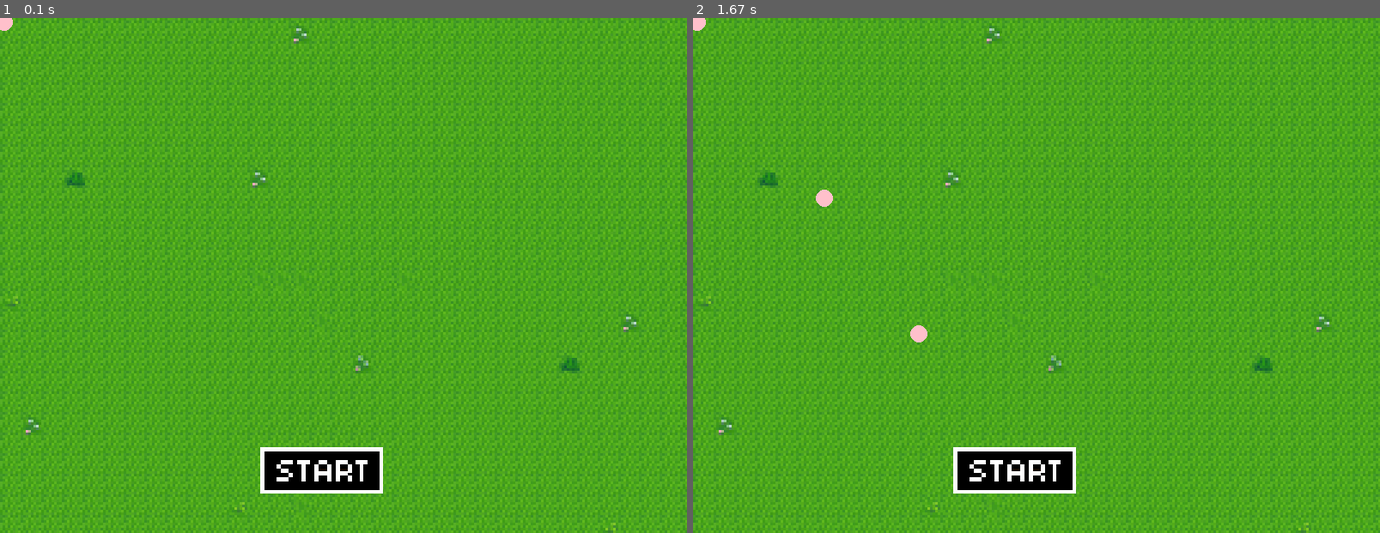
Above: before the commit, frames 1-2 (left to right).
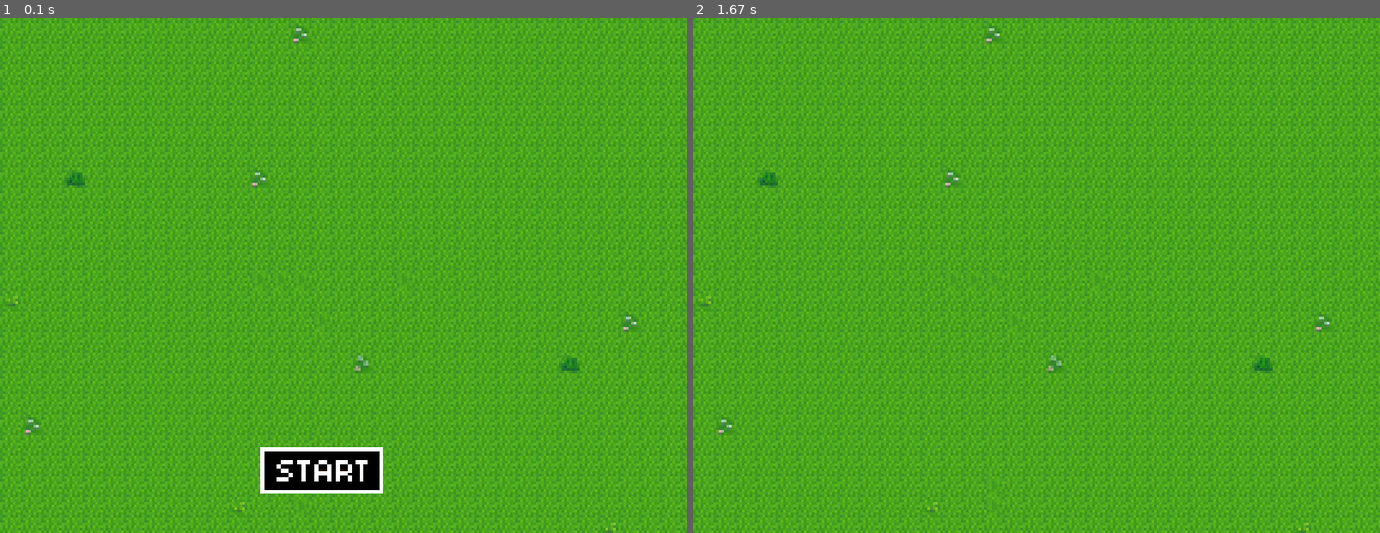
Above: after the commit, the same moments.

Repository: olincollege/maze-game
Game: pygame game, started from game.py
Same seed, same stepped clock (60 frames per second), same inputs: the game is played once before the commit and once after it.
Inputs (mouse positions are in pixels of both pictures, inside the frame that each line leads up to):
- Up to frame 1 (0.1 s): no input
- Up to frame 2 (1.67 s): press the mouse at (1015, 471) at 0.37 s; move the mouse to (919, 332) at 0.47 s; release the mouse at (823, 198) at 0.6 s

The runs differ from the first frame. In frame 1, less than 0.1% of the frame differs, in the area x 0-2%, y 0-3%; in frame 2, 1.8%, in the area x 0-56%, y 0-93%.

Commit message:
Add button functionality

Diff:
--- a/controller.py
+++ b/controller.py
@@ -2,8 +2,13 @@
 Maze controller.
 """
 
+from abc import ABC, abstractmethod
+
 import pygame
-from abc import ABC, abstractmethod
+
+from view import BUTTON_SCALE
+from view import BUTTON_X
+from view import BUTTON_Y
 
 
 class MazeController(ABC):
@@ -31,7 +36,7 @@
         """
 
     @abstractmethod
-    def click_button(self, x, y, image):
+    def click_button(self, path):
         """
         Implementations of this method should check if a button is clicked or not.
         """
@@ -56,7 +61,7 @@
         mouse_position = pygame.mouse.get_pos()
         return mouse_position
 
-    def click_button(self, x, y, path, scale):
+    def click_button(self, path):
         """
         Check if a button is clicked.
         """
@@ -64,9 +69,13 @@
         image = pygame.image.load(path)
         transformed_image = pygame.transform.scale(
             image,
-            (int(image.get_width() * scale), int(image.get_height() * scale)),
+            (
+                int(image.get_width() * BUTTON_SCALE),
+                int(image.get_height() * BUTTON_SCALE),
+            ),
         )
         rect = transformed_image.get_rect()
+        rect.topleft = (BUTTON_X, BUTTON_Y)
 
         position = self.mouse_position()
 
@@ -78,6 +87,3 @@
             clicked = False
 
         return clicked
-
-    # FUNCTIONS TO IMPLEMENT
-    # get mouse click for start button ya
--- a/game.py
+++ b/game.py
@@ -8,6 +8,7 @@
 from view import PygameView
 from view import BUTTON_X
 from view import BUTTON_Y
+from view import BUTTON_SCALE
 from controller import PygameController
 from library import Level_1
 from library import Level_2
@@ -26,15 +27,16 @@
     view.background_image("img/test.png")
     while button_display:
         mouse_position = controller.mouse_position()
+        view.background_image("img/test.png")
         view.button("img/start_btn.png")
-        view.character(mouse_position, timer)
-        if controller.click_button(BUTTON_X, BUTTON_Y, "img/start_btn.png", 1):
+        if controller.click_button("img/start_btn.png"):
             button_display = False
             view.background_image("img/test.png")
+            pygame.display.flip()
 
         for event in pygame.event.get():
             if event.type == pygame.QUIT:
-                run = False
+                button_display = False
 
     # while level < 4:
     # mouse_position = controller.mouse_position()
